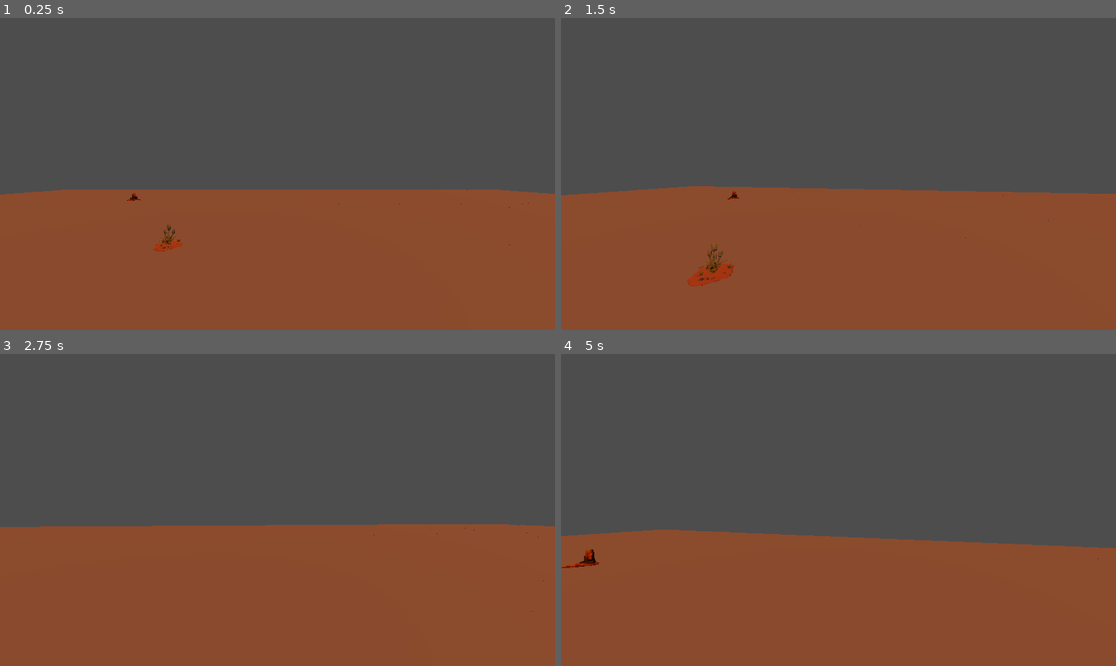
Above: before the commit, frames 1-4 (two rows, left to right).
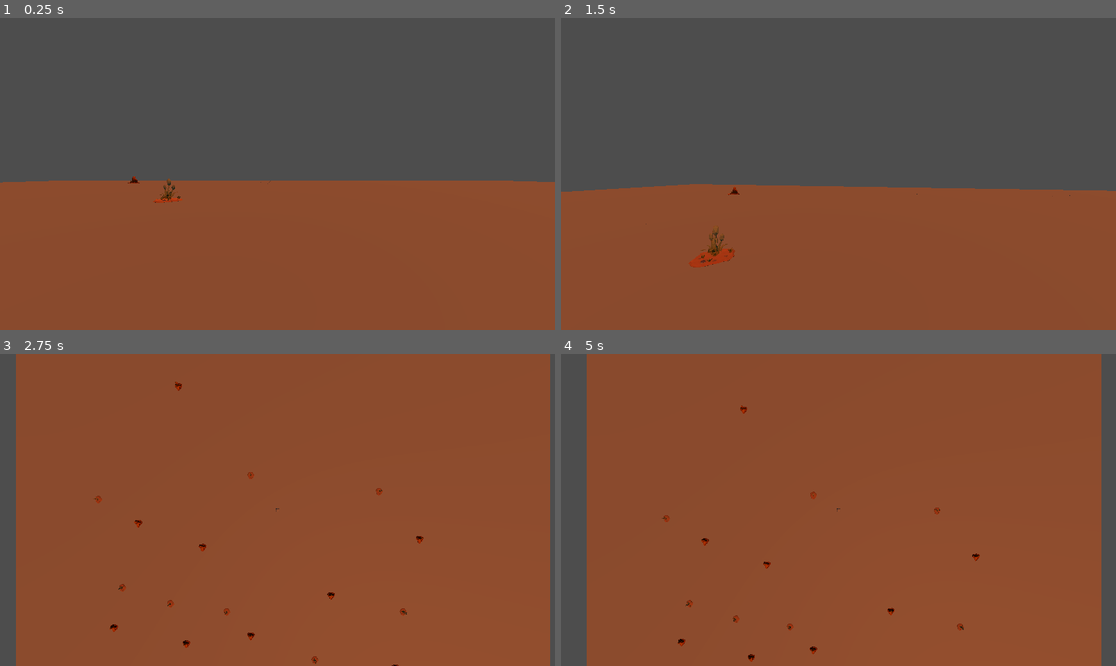
Above: after the commit, the same moments.

Repository: 17857310394/tf
Game: Godot game, scene res://scenes/levels/GameScene.tscn
The game is run twice, just before and just after one commit, with the same random seed, the same clock (stepped at 60 frames per second) and the same inputs.
Inputs (mouse positions are in pixels of both pictures, inside the frame that each line leads up to):
- Up to frame 1 (0.25 s): no input
- Up to frame 2 (1.5 s): move the mouse to (866, 174) at 0.52 s; hold 2 (camera_birdseye) 0.53-1.28 s; hold W (move_forward) from 0.53 s (still down); tap Space (jump) at 0.77 s; tap 1 (camera_first_person) at 0.8, 1.35 s; move the mouse to (810, 174) at 1.27 s
- Up to frame 3 (2.75 s): keep holding W (move_forward); tap Space (jump) at 1.52 s; tap 3 (camera_third_person) at 1.55 s; move the mouse to (288, 503) at 2.02 s; hold 3 (camera_third_person) from 2.03 s (still down); tap 2 (camera_birdseye) at 2.3 s
- Up to frame 4 (5 s): keep holding W (move_forward); move the mouse to (832, 516) at 2.77 s; release 3 (camera_third_person) at 2.78 s; tap 2 (camera_birdseye) at 2.85, 4.55 s; tap Space (jump) at 3.02, 3.77, 4.52 s; tap 1 (camera_first_person) at 3.05 s; move the mouse to (877, 513) at 3.52 s; hold 1 (camera_first_person) 3.53-4.28 s; tap 3 (camera_third_person) at 3.8, 4.35 s; move the mouse to (794, 506) at 4.27 s

The runs differ from the first frame. In frame 1, 3.3% of the frame differs, in the area x 0-100%, y 50-75%; in frame 2, 1.6%; in frame 3, 55%; in frame 4, 58%, in the area x 0-100%, y 0-100%.

Commit message:
1.3实现摄像机视角切换功能

Diff:
--- a/escape_from_the_red_planet/scenes/levels/GameScene.tscn
+++ b/escape_from_the_red_planet/scenes/levels/GameScene.tscn
@@ -3,6 +3,7 @@
 [ext_resource type="ArrayMesh" uid="uid://c6n1ojopjpu0w" path="res://assets/models/stone_1/stone_1.obj" id="1_dk0nu"]
 [ext_resource type="ArrayMesh" uid="uid://b7f87m054qcte" path="res://assets/models/grass_1/grass_1.obj" id="2_80jls"]
 [ext_resource type="Script" uid="uid://ct1dvfmnxrkmk" path="res://scripts/PlayerController.gd" id="4_99d7c"]
+[ext_resource type="Script" uid="uid://4dk6clu6vk5o" path="res://scripts/CameraManager.gd" id="5_12345"]
 
 [sub_resource type="Environment" id="Environment_0"]
 
@@ -52,21 +53,25 @@
 environment = SubResource("Environment_0")
 
 [node name="PlayerController" type="CharacterBody3D" parent="." unique_id=123456790]
-transform = Transform3D(1, 0, 0, 0, 1, 0, 0, 0, 1, 0, 5.5129538, 0)
+transform = Transform3D(1, 0, 0, 0, 1, 0, 0, 0, 1, 0, 1.1193368, 0)
 script = ExtResource("4_99d7c")
 
 [node name="CollisionShape3D" type="CollisionShape3D" parent="PlayerController" unique_id=123456791]
 shape = SubResource("CapsuleShape3D_0")
 
 [node name="Camera3D" type="Camera3D" parent="PlayerController" unique_id=1150049573]
-transform = Transform3D(1, 0, 0, 0, 1, 0, 0, 0, 1, 0, 1.7, 0)
+transform = Transform3D(1, 0, 0, 0, 1, 0, 0, 0, 1, 0, 1, 0)
 
 [node name="MeshInstance3D" type="MeshInstance3D" parent="PlayerController" unique_id=588157776]
 mesh = SubResource("CapsuleMesh_80jls")
 
 [node name="GridMap" type="GridMap" parent="." unique_id=973949953]
+transform = Transform3D(1, 0, 0, 0, 1, 0, 0, 0, 1, 0, -2, 0)
 mesh_library = SubResource("MeshLibrary_5p25d")
 data = {
 "cells": PackedInt32Array(65503, 65504, 0, 65503, 65505, 0, 65503, 65506, 0, 65503, 65507, 0, 65503, 65508, 0, 65503, 6 …(60500 unchanged characters)…
 }
 metadata/_editor_floor_ = Vector3(0, 1, 0)
+
+[node name="CameraManager" type="Node3D" parent="." unique_id=1206944146]
+script = ExtResource("5_12345")
--- /dev/null
+++ b/escape_from_the_red_planet/scripts/CameraManager.gd
@@ -0,0 +1,164 @@
+extends Node3D
+
+# 视角类型枚举
+enum CameraMode {
+	BIRDS_EYE = 0,
+	FIRST_PERSON = 1,
+	THIRD_PERSON = 2
+}
+
+# 相机引用
+var player_camera
+var birds_eye_camera
+var third_person_camera
+
+# 玩家引用
+var player
+
+# 当前视角模式
+var current_mode = CameraMode.FIRST_PERSON
+
+# 鸟瞰视角参数
+var birds_eye_height = 20.0
+var birds_eye_rotation = Vector3(60, 0, 0)
+var birds_eye_distance = 30.0
+
+# 第三人称视角参数
+var third_person_distance = 5.0
+var third_person_height = 2.0
+var third_person_offset = Vector3(0, third_person_height, -third_person_distance)
+
+# 鼠标灵敏度
+var mouse_sensitivity = 0.005
+
+# 相机旋转角度
+var camera_rotation = Vector3(0, 0, 0)
+
+# 初始化
+func _ready():
+	# 查找玩家节点
+	player = get_parent().get_node("PlayerController")
+	if player:
+		player_camera = player.get_node("Camera3D")
+	else:
+		print("Error: PlayerController not found")
+
+	# 创建鸟瞰相机
+	birds_eye_camera = Camera3D.new()
+	birds_eye_camera.name = "BirdsEyeCamera"
+	add_child(birds_eye_camera)
+
+	# 创建第三人称相机
+	third_person_camera = Camera3D.new()
+	third_person_camera.name = "ThirdPersonCamera"
+	add_child(third_person_camera)
+
+	# 设置初始视角
+	if player_camera and birds_eye_camera and third_person_camera:
+		switch_camera_mode(current_mode)
+	else:
+		print("Error: Cameras not initialized properly")
+
+# 处理输入
+func _input(event):
+	# 视角切换
+	if event.is_action_pressed("camera_birdseye"):
+		switch_camera_mode(CameraMode.BIRDS_EYE)
+	elif event.is_action_pressed("camera_first_person"):
+		switch_camera_mode(CameraMode.FIRST_PERSON)
+	elif event.is_action_pressed("camera_third_person"):
+		switch_camera_mode(CameraMode.THIRD_PERSON)
+
+	# 鼠标控制
+	if event is InputEventMouseMotion:
+		if current_mode == CameraMode.THIRD_PERSON:
+			# 第三人称视角旋转
+			var new_y = camera_rotation.y - event.relative.x * mouse_sensitivity
+			# 限制第三人称视角的垂直旋转范围：最大到头顶（45度），最小到地面以上（-45度）
+			# 使用弧度而不是度数，45度 = PI/4弧度
+			var new_x = clamp(camera_rotation.x - event.relative.y * mouse_sensitivity, -PI/4, PI/4)
+			camera_rotation = Vector3(new_x, new_y, camera_rotation.z)
+
+	# 鼠标滚轮缩放（仅鸟瞰视角）
+	if event is InputEventMouseButton and event.button_index == MOUSE_BUTTON_WHEEL_UP:
+		if current_mode == CameraMode.BIRDS_EYE:
+			birds_eye_distance = max(10, birds_eye_distance - 1)
+	elif event is InputEventMouseButton and event.button_index == MOUSE_BUTTON_WHEEL_DOWN:
+		if current_mode == CameraMode.BIRDS_EYE:
+			birds_eye_distance = min(50, birds_eye_distance + 1)
+
+# 切换相机模式
+func switch_camera_mode(mode):
+	current_mode = mode
+
+	# 禁用所有相机
+	if player_camera:
+		player_camera.current = false
+	if birds_eye_camera:
+		birds_eye_camera.current = false
+	if third_person_camera:
+		third_person_camera.current = false
+
+	# 启用当前模式的相机
+	match mode:
+		CameraMode.BIRDS_EYE:
+			if birds_eye_camera:
+				birds_eye_camera.current = true
+		CameraMode.FIRST_PERSON:
+			if player_camera:
+				player_camera.current = true
+		CameraMode.THIRD_PERSON:
+			if third_person_camera:
+				third_person_camera.current = true
+
+# 更新相机位置
+func _process(_delta):
+	if not player:
+		return
+
+	match current_mode:
+		CameraMode.BIRDS_EYE:
+			if birds_eye_camera:
+				# 鸟瞰视角：相机位于玩家上方，仅缩放，不旋转
+				# 使用固定的旋转角度（俯视图）
+				# 在Godot中，x轴旋转负值表示向下看（俯视角）
+				var fixed_rotation = Vector3(-PI / 2, 0, 0)  # -60度转换为弧度
+				# 计算相机位置，考虑缩放距离
+				var camera_position = player.global_position + Vector3(0, birds_eye_height + birds_eye_distance, 0)
+				# 设置相机变换
+				birds_eye_camera.global_position = camera_position
+				# 设置相机旋转为固定的俯视角
+				birds_eye_camera.rotation = fixed_rotation
+
+		CameraMode.THIRD_PERSON:
+			if third_person_camera:
+				# 第三人称视角：相机位于玩家后方
+				# 限制垂直旋转范围，避免相机反转
+				var clamped_rotation_x = camera_rotation.x  # 已经在_input中限制了范围，这里直接使用
+
+				# 创建旋转矩阵
+				var yaw_rotation = Basis().rotated(Vector3.UP, camera_rotation.y)
+				var pitch_rotation = Basis().rotated(Vector3.RIGHT, clamped_rotation_x)
+				var camera_rotation_matrix = yaw_rotation * pitch_rotation
+
+				# 计算相机位置
+				var target_distance = third_person_distance
+				var camera_offset = camera_rotation_matrix * Vector3(0, third_person_height, -target_distance)
+				var camera_position = player.global_position + camera_offset
+
+				# 检查相机是否低于地面，如果是，则调整距离
+				var min_camera_height = 1.0  # 相机最低高度
+				if camera_position.y < min_camera_height:
+					# 计算需要调整的距离
+					var height_diff:float = min_camera_height - camera_position.y;
+					# 基于高度差调整相机距离
+					var adjusted_distance:float = max(1.0, target_distance - height_diff * 2.0)
+					# 重新计算相机位置
+					camera_offset = camera_rotation_matrix * Vector3(0, third_person_height, -adjusted_distance)
+					camera_position = player.global_position + camera_offset
+					# 确保相机不会低于地面
+					camera_position = Vector3(camera_position.x, max(camera_position.y, min_camera_height), camera_position.z);
+
+				# 设置相机位置和旋转
+				third_person_camera.global_position = camera_position
+				third_person_camera.look_at(player.global_position + Vector3(0, third_person_height, 0), Vector3.UP)
--- a/escape_from_the_red_planet/scripts/PlayerController.gd
+++ b/escape_from_the_red_planet/scripts/PlayerController.gd
@@ -20,7 +20,33 @@
 func _physics_process(delta: float) -> void:
 	# 处理移动输入
 	var input_dir := Input.get_vector("move_left", "move_right", "move_forward", "move_backward")
-	var direction := (transform.basis * Vector3(input_dir.x, 0, input_dir.y)).normalized()
+
+	# 确定移动方向
+	var direction: Vector3
+	var camera_manager = get_parent().get_node_or_null("CameraManager")
+
+	if camera_manager:
+		# 检查当前相机模式
+		var current_mode = camera_manager.current_mode
+		if current_mode == camera_manager.CameraMode.BIRDS_EYE:
+			# 鸟瞰视角：使用世界坐标系的绝对方向
+			# W: 世界坐标系正Z方向，A: 世界坐标系负X方向
+			direction = Vector3(input_dir.x, 0, input_dir.y).normalized()
+		elif current_mode == camera_manager.CameraMode.THIRD_PERSON:
+			# 第三人称视角：使用第三人称相机的变换矩阵
+			var third_person_camera = camera_manager.third_person_camera
+			if third_person_camera:
+				var camera_basis = third_person_camera.global_transform.basis
+				direction = (camera_basis * Vector3(input_dir.x, 0, input_dir.y)).normalized()
+			else:
+				direction = Vector3(input_dir.x, 0, input_dir.y).normalized()
+		else:
+			# 第一人称视角：使用玩家相机的变换矩阵
+			var camera_basis = camera.global_transform.basis
+			direction = (camera_basis * Vector3(input_dir.x, 0, input_dir.y)).normalized()
+	else:
+		# 如果没有CameraManager，使用默认的方向
+		direction = Vector3(input_dir.x, 0, input_dir.y).normalized()
 
 	# 处理重力
 	velocity.y -= 9.8 * delta
@@ -54,14 +80,17 @@
 
 func _handle_mouse_motion(event: InputEventMouseMotion) -> void:
 	# 垂直旋转（俯仰）
-	camera_rotation.x -= event.relative.y * mouse_sensitivity
+	var new_x = camera_rotation.x - event.relative.y * mouse_sensitivity
 	# 限制垂直旋转范围
-	camera_rotation.x = clamp(camera_rotation.x, -max_pitch, max_pitch)
+	new_x = clamp(new_x, -max_pitch, max_pitch)
 
 	# 水平旋转（偏航）
-	camera_rotation.y -= event.relative.x * mouse_sensitivity
+	var new_y = camera_rotation.y - event.relative.x * mouse_sensitivity
+
+	# 更新旋转向量
+	camera_rotation = Vector3(new_x, new_y, camera_rotation.z)
 
 	# 应用旋转到摄像机
-	camera.rotation = Vector3(camera_rotation.x, camera_rotation.y, camera_rotation.z)
+	camera.rotation = camera_rotation
 	# 应用水平旋转到玩家（保持玩家朝向与视角一致）
-	rotation.y = camera_rotation.y
+	rotation.y = new_y
Not shown, added: escape_from_the_red_planet/scripts/CameraManager.gd.uid
